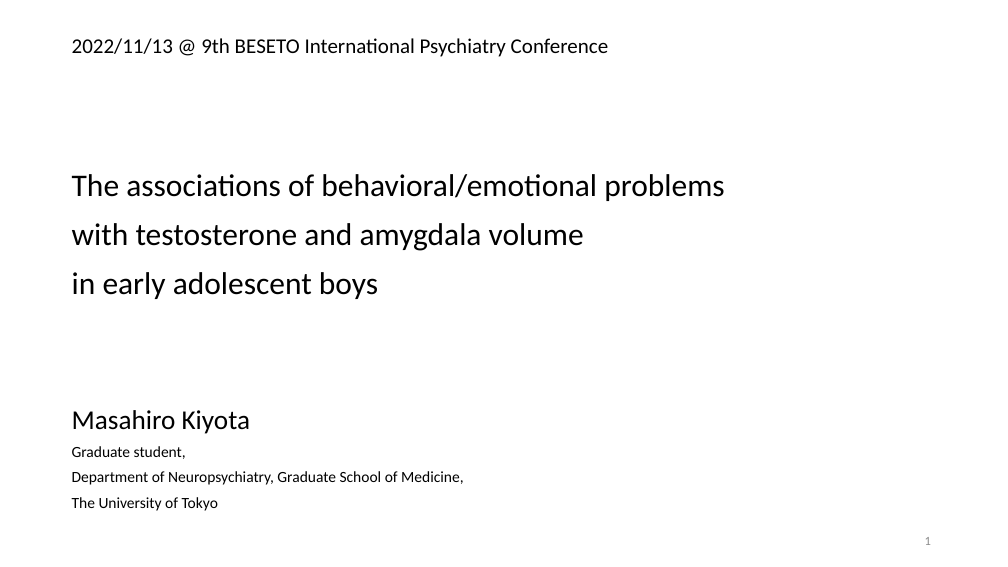
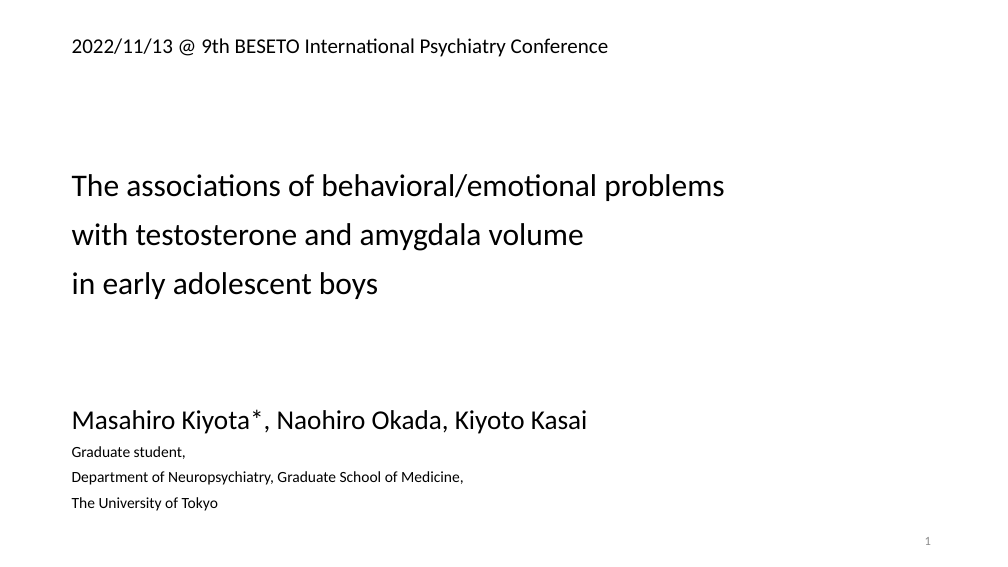
Before and after one commit to beseto/2022, a slide deck: slide 1 of documents/slides/E3.pptx. Drawn at 1008x567 pixels with LibreOffice and Linux fonts; fonts in the diff are those of the drawing. Boxes give left, top, right and bottom in pixels: in the first picture for what was removed or moved away, otherwise in the second. Text is boxed around its words. In the diff, an @@ line names an element or a change of style, - is before the commit and + after.

```diff
--- a/documents/slides/E3.pptx
+++ b/documents/slides/E3.pptx
@@ text at (x1=72, y1=409, x2=588, y2=434): text changed @@
-Masahiro Kiyota
+Masahiro Kiyota*, Naohiro Okada, Kiyoto Kasai
```
Also in this commit, not shown: 1 other file.
